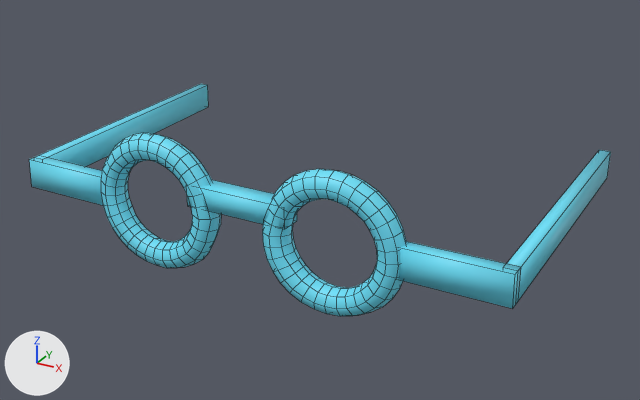
An edit to the FBX model Assets/Resources/WRLDZ/Avatar3D/Clothes/argon_face_goggles_female.fbx, drawn before and after from the same camera.
Both versions are drawn from a 50 mm lens placed at (0.1422, -0.2659, 1.6336), pointed at (0.0028, -0.0125, 1.507). Lighting does not change. The marker at lower left points along +X, +Y and +Z. The picture after the commit comes second. Shape keys are drawn at the values saved in each file. Mesh edges are drawn as thin lines.

The first picture shows 'ArgonCloth'.
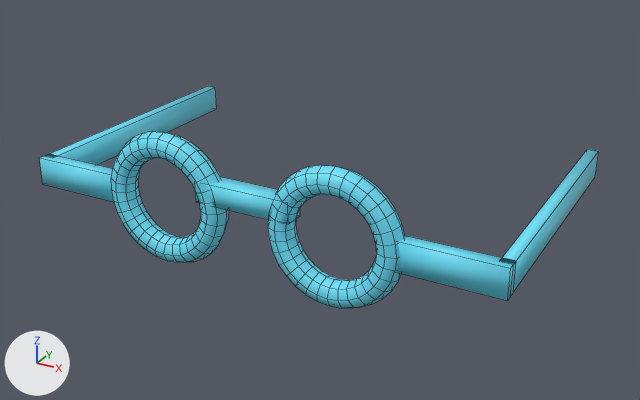
The change in detail:
In shape key 'Weight_Heavy' (key_0_weight_heavy), value goes from 1.0 to 0.0.
In shape key 'Weight_Thin' (key_1_weight_thin), value goes from 1.0 to 0.0.

What differs and where, as boxes (x1, y1, x2, y2) in the pictures (640 x 400 px):
'ArgonCloth', reshaped
    before: (29, 84, 611, 316)
    after: (39, 86, 599, 308)
